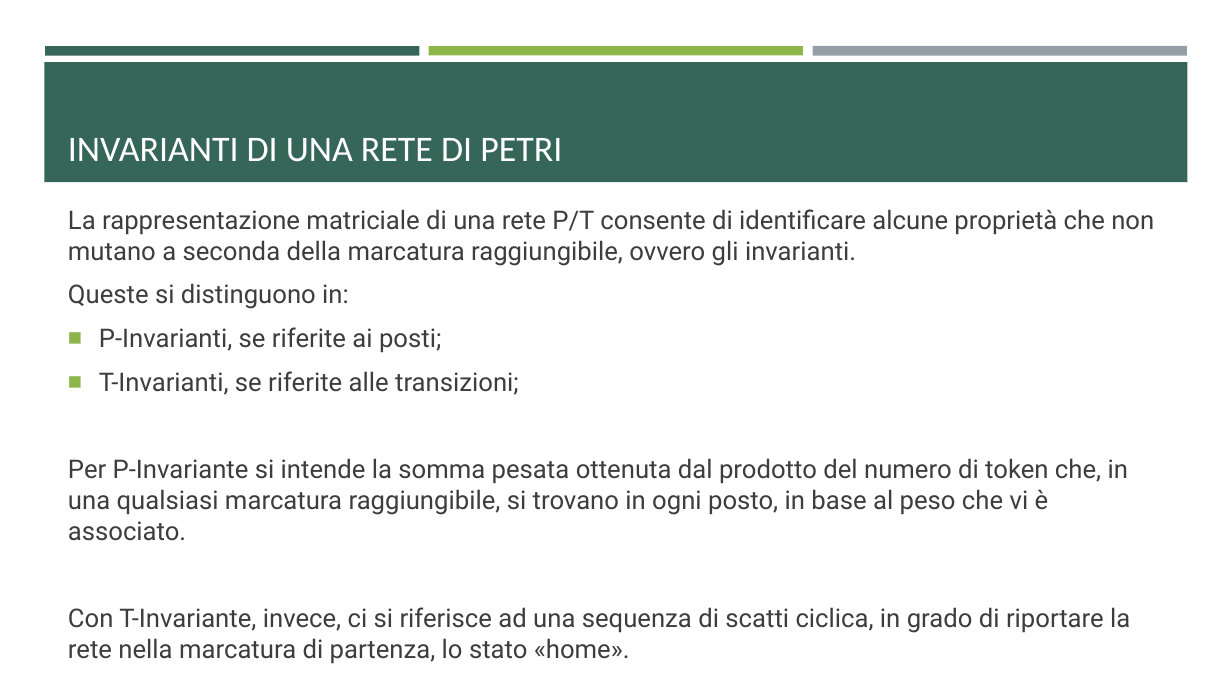
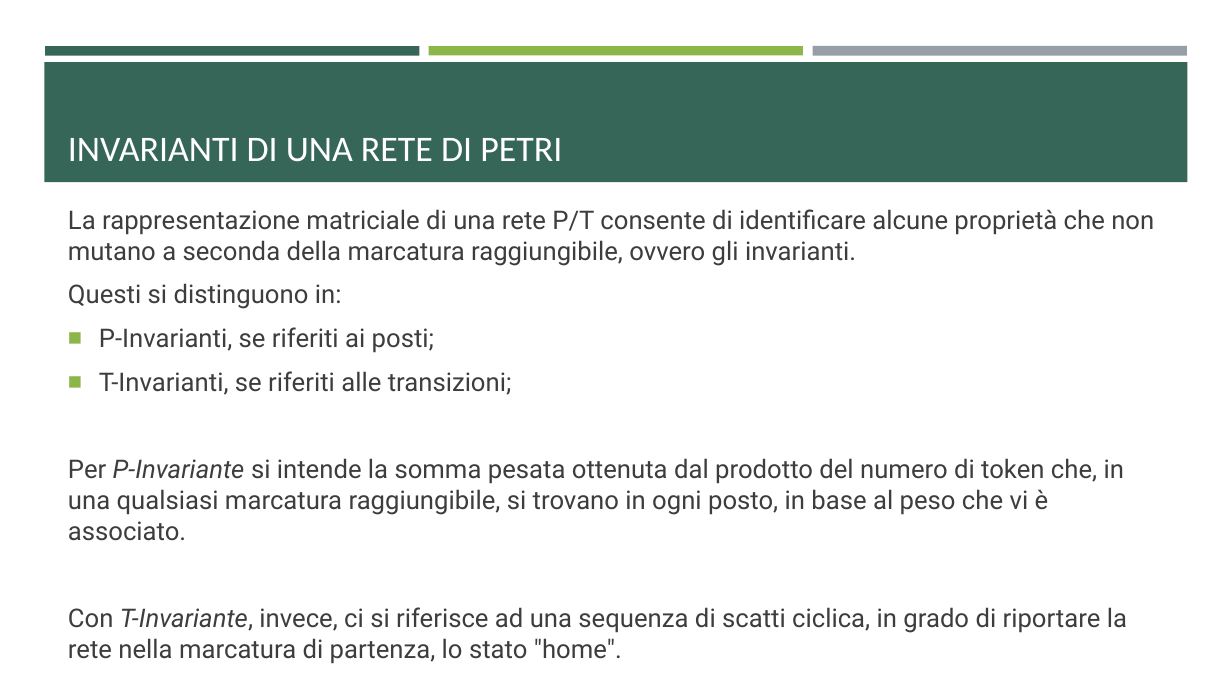
Before and after one commit to ivochan/RecirculatingPalletWarehouse, a slide deck: slide 26 of Reti di Petri.pptx. Drawn at 1232x693 pixels with LibreOffice and Linux fonts; fonts in the diff are those of the drawing. Boxes give left, top, right and bottom in pixels: in the first picture for what was removed or moved away, otherwise in the second. Text is boxed around its words. In the diff, an @@ line names an element or a change of style, - is before the commit and + after.

```diff
--- a/Reti di Petri.pptx
+++ b/Reti di Petri.pptx
@@ text at (68, 283, 512, 395): text changed @@
-Queste si distinguono in:
-■ P-Invarianti, se riferite ai posti;
-■ T-Invarianti, se riferite alle transizioni;
+Questi si distinguono in:
+■ P-Invarianti, se riferiti ai posti;
+■ T-Invarianti, se riferiti alle transizioni;
@@ text at (68, 458, 1124, 541): italic on in "P-Invariante" @@
@@ text at (68, 607, 1127, 664): text changed @@
-Con T-Invariante, invece, ci si riferisce ad una sequenza di scatti ciclica, in grado di riportare la rete nella marcatura di partenza, lo stato «home».
+Con T-Invariante, invece, ci si riferisce ad una sequenza di scatti ciclica, in grado di riportare la rete nella marcatura di partenza, lo stato "home".
```
Also in this commit, not shown: 20 other slides changed, 8 slides added, 2 slides removed, 11 other files.
